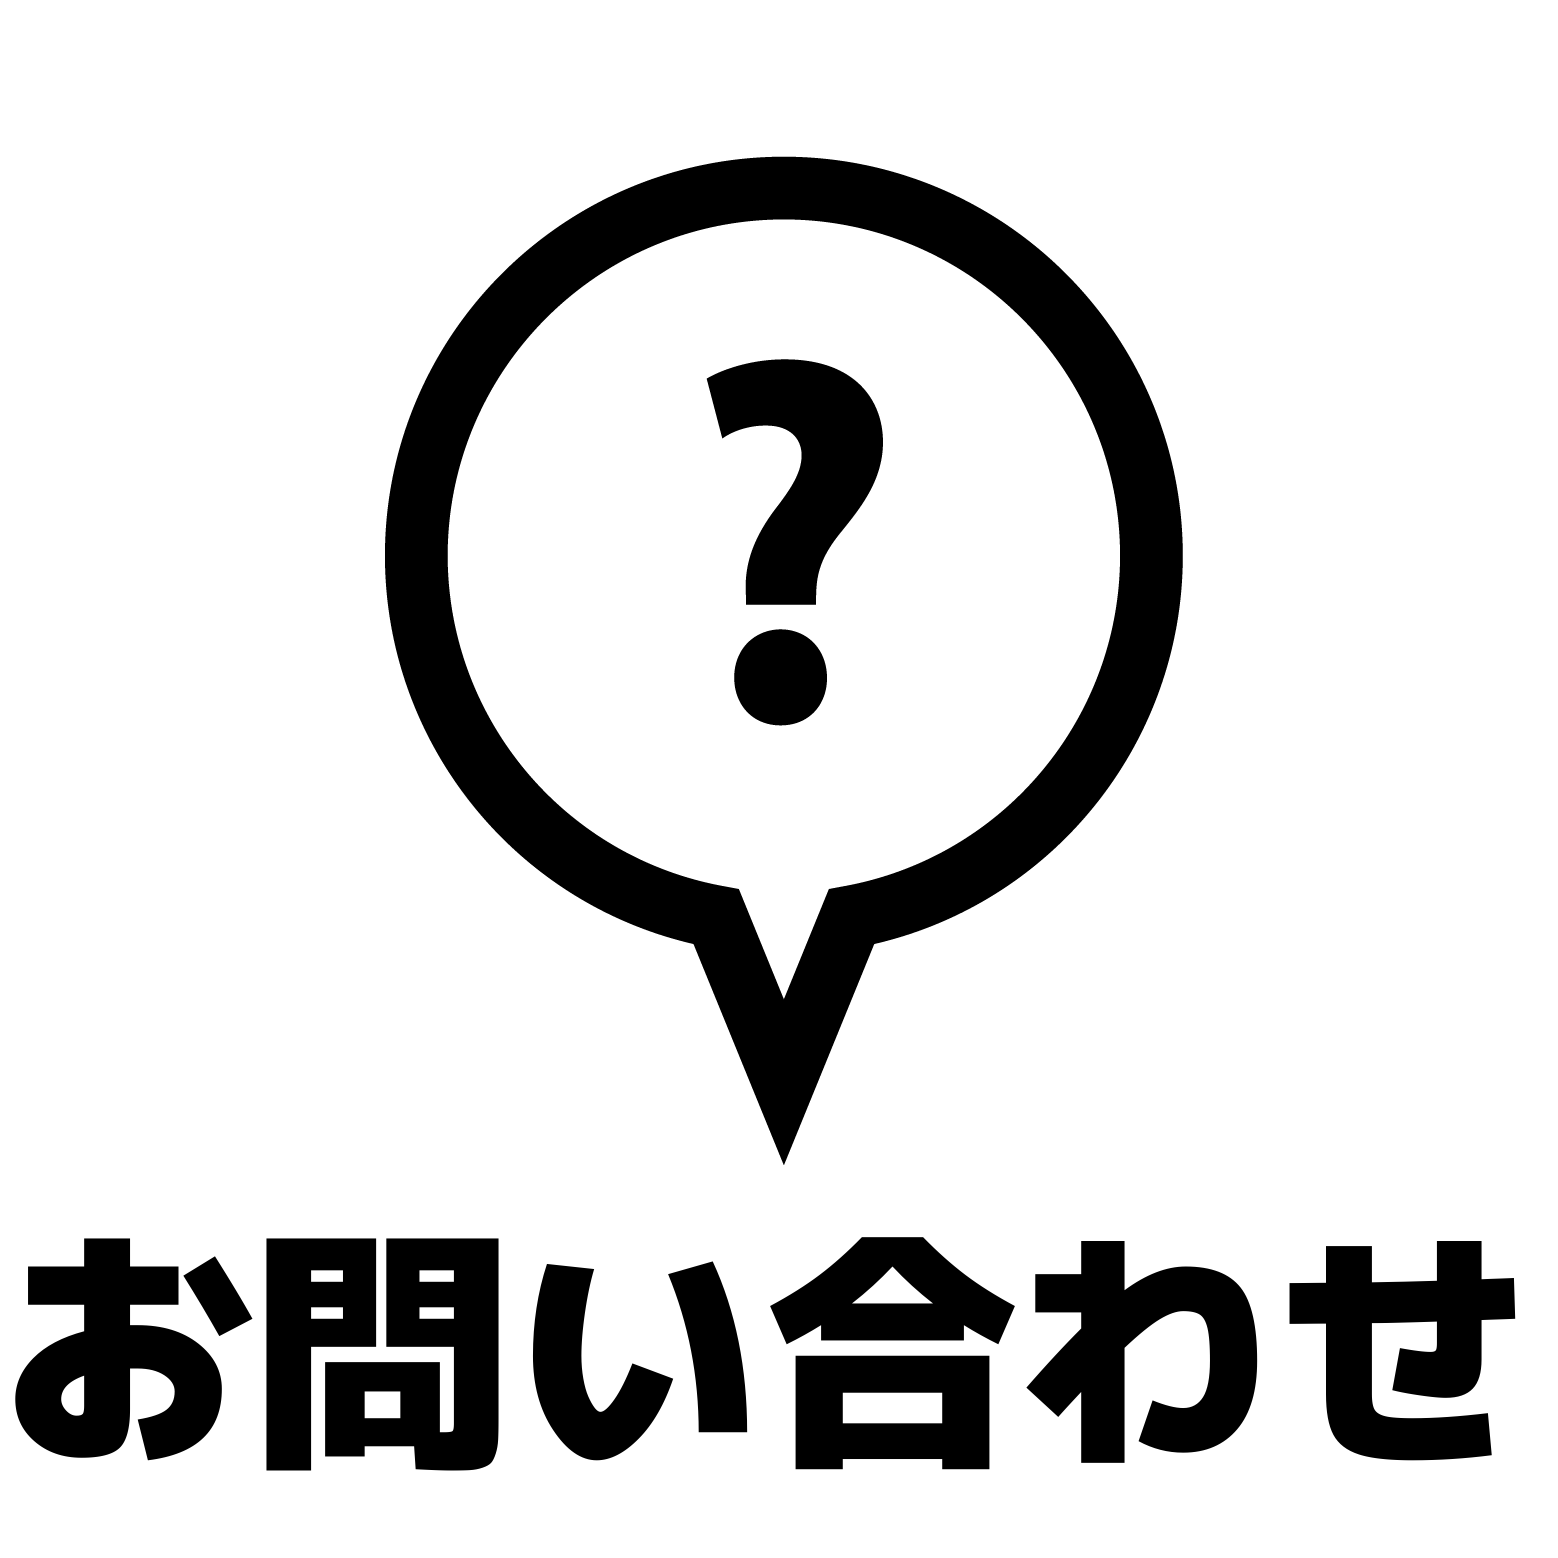
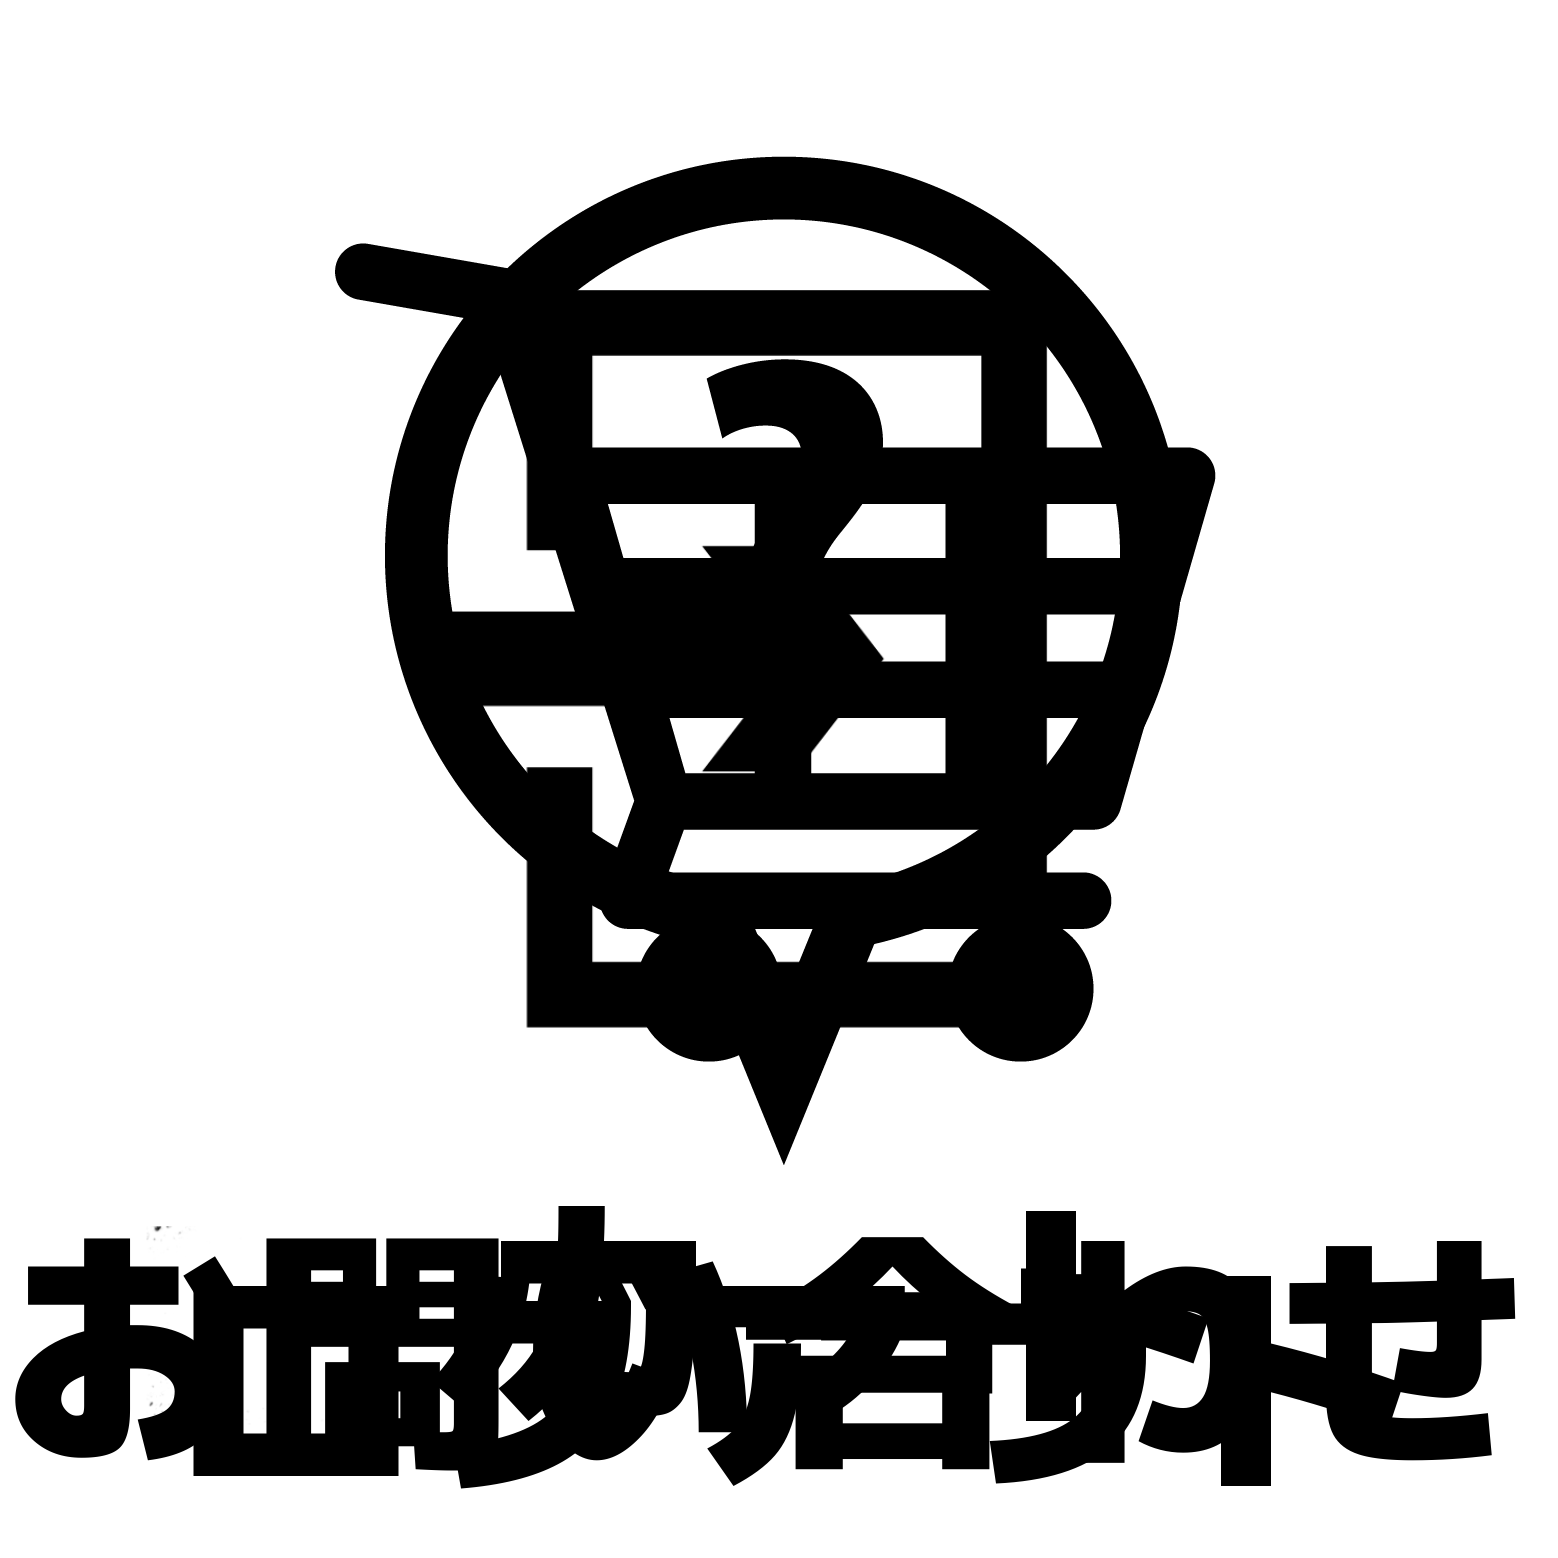
Layer changes from the first w=1558, h=1558 image to the second:
showed "logout.png", painted on it over left=146, top=290, right=1401, bottom=1489
showed "cart.png" over left=335, top=243, right=1216, bottom=1421